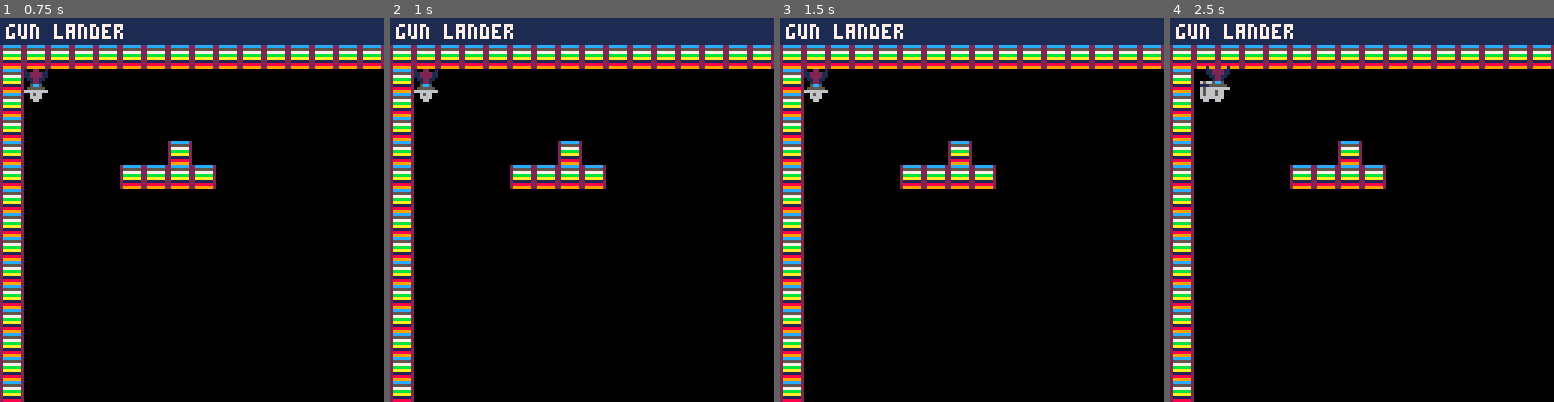
Above: before the commit, frames 1-4 (left to right).
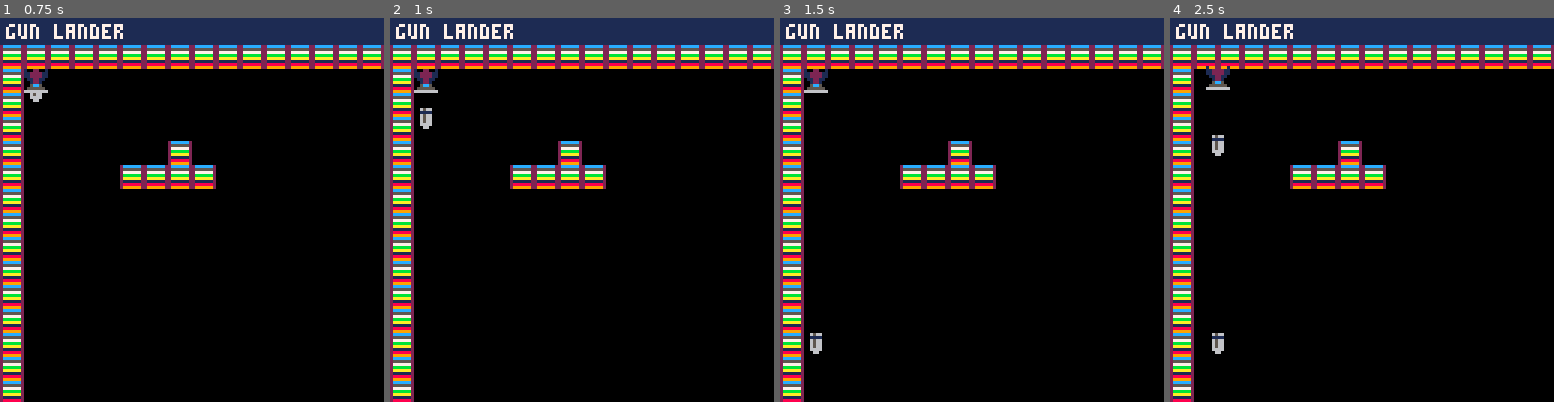
Above: after the commit, the same moments.

Repository: uvehj/Gun-Lander
Game: PICO-8 cartridge gunlander.p8
Two runs of this game, one before a commit and one after it. Both use one fixed random seed, a clock stepped at 60 frames per second and the inputs below.
Inputs:
- Up to frame 1 (0.75 s): tap O (Z key) at 0.7 s
- Up to frame 2 (1 s): no input
- Up to frame 3 (1.5 s): no input
- Up to frame 4 (2.5 s): hold Right 1.6-2.1 s; tap O (Z key) at 1.7, 2.1 s; hold Up 2.15-2.42 s; hold Right from 2.47 s (still down)

Frame 1 is identical in both runs. In frame 2, 0.2% of the frame differs, in the area x 7-11%, y 19-29%; in frame 3, 0.2%; in frame 4, 0.5%, in the area x 7-15%, y 16-88%.

Commit message:
Bullet physics + despawning on collision
Bullets now drop with "realistic" acceleration
Functions should also work fine for when the ship movement is done
Bullets collide with walls correctly

Diff:
--- a/gunlander.p8
+++ b/gunlander.p8
@@ -6,6 +6,9 @@
 bullets = {}
 camx = 0
 camy = 0
+shotspeed = 3
+gravity = 9.81
+fps = 30
 function _init()
     cls()
     ship.x = 8*1
@@ -20,7 +23,7 @@
     level.starty = 5
     level.endx = 23
     level.endy = 24
-    level.gravity = 9.81
+    level.gravity = gravity
     level.w = level.endx - level.startx + 1
     level.h = level.endy - level.starty + 1
 end
@@ -35,24 +38,25 @@
 function _update()
     --current controls only for debug
     if (btnp(0)) then
-        movex(-4,ship)
+        movex(ship,-4)
     end
     if (btnp(1)) then
-        movex(4,ship)
+        movex(ship,4)
     end
     if (btnp(2)) then
-        movey(-4,ship)
+        movey(ship,-4)
     end
     if (btnp(3)) then
-        movey(4,ship)
+        movey(ship,4)
     end
     update_camera()
     if (btnp(4)) then
         spawn_bullet(ship)
     end
+    update_bullets()
 end
 --distance in pixels, slow but accurate (should be fine with so few moving objects)
-function movex(distance, o)
+function movex(o, distance)
     while (distance <= -1 or distance >= 1) and o.crashed == 0 do
         if distance >= 1 then
             distance -= 1
@@ -68,7 +72,7 @@
     end
 end
 --same as movex
-function movey(distance, o)
+function movey(o, distance)
     --while the object hasn't crashed into a wall, check for every pixel of movement
     while (distance <= -1 or distance >= 1) and o.crashed == 0 do
         if distance >= 1 then
@@ -110,9 +114,11 @@
 function iswallcollision(o)
     return (fget(mget(((o.x)/8)+level.startx,((o.y)/8)+level.starty), 0) or fget(mget(((o.x+o.w-1)/8)+level.startx,(o.y)/8)+level.starty, 0) or fget(mget(((o.x)/8)+level.startx,((o.y+o.h-1)/8)+level.starty), 0) or fget(mget(((o.x+o.w-1)/8)+level.startx,((o.y+o.h-1)/8)+level.starty), 0))
 end
-function update_speed(o,x,y)
-    o.sx = o.sx + (x/30) --at 30fps
-    o.sy = o.sy + (y/30) --at 30fps
+function update_speed_move(o,x,y)
+    o.sx = o.sx + (x)
+    o.sy = o.sy + (y)
+    movex(o,o.sx/fps)
+    movey(o,o.sy/fps)
 end
 --draw sprite correctly, o.x and o.y are position (in pixels) on the map
 --draws relative to the camera position
@@ -133,12 +139,19 @@
     b.s = 1
     b.x = s.x + (s.w/2) - (b.w/2)
     b.y = s.y + (s.h/2)
+    b.sx = shotspeed
+    b.sy = 0
     b.crashed = 0
     add(bullets,b)
     return b
 end
 function update_bullets()
-    foreach(bullets,movey())
+    for b in all (bullets) do
+        update_speed_move(b, 0, gravity)
+        if b.crashed == 1 then
+            del(bullets,b)
+        end
+    end
 end
 
 __gfx__
